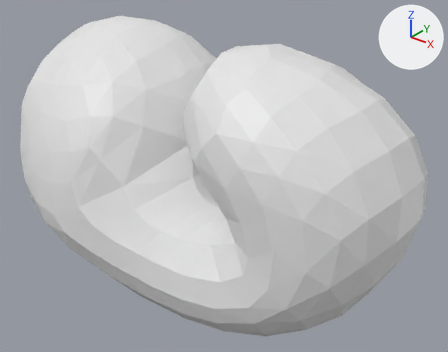
The OBJ model src/atlas_model/data/obj_files/embryo_t348.obj: old version first, new version second.
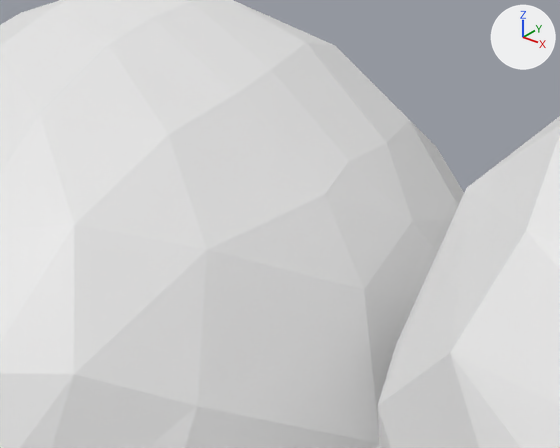
Old and new are each drawn whole from a camera (50 mm lens) standing at (450.3, -423.6, 283.2) and looking at (215.2, -129.8, 101.0) and again close up from a camera (50 mm lens) standing at (261.6, -245.5, 222.5) and looking at (197.3, -165.2, 172.7). Every picture has the same lights, and +X, +Y and +Z are marked at upper right. Where no turn or scale is listed for an object, it has been applied to the vertices.

The first close-up shows 'embryo_t348'.
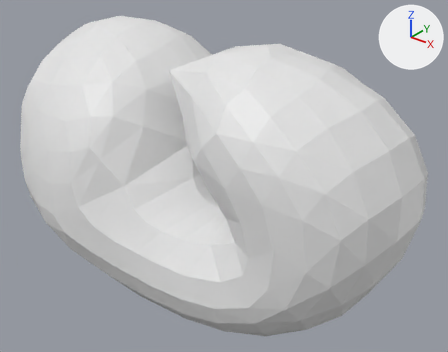
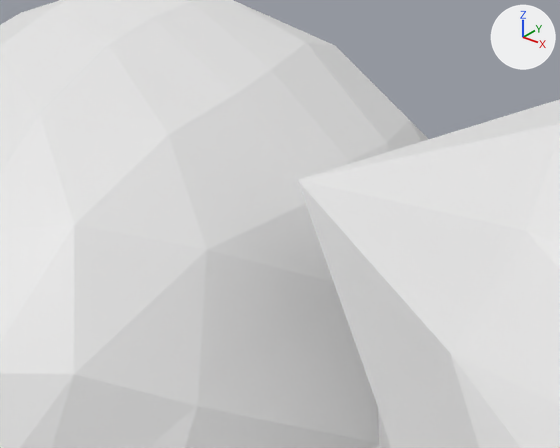
Pixel boxes [x1, y1, x2, y2] of what changed, in the close-ups (560 x 448 px; the box of a moved part takes in the faces that stretch with it):
part 1 of me_embryo_t348, moved or reshaped: before [378, 116, 560, 405]; after [298, 99, 560, 406]

The change in detail:
me_embryo_t348 has 362 vertices, 720 faces and spans x 45.0..353.0, y -223.0..-52.0, z 22.0..197.0.
me_embryo_t348 is used by ob_embryo_t348; location (0.0, 0.0, 0.0).
Part 1, on me_embryo_t348:
Vertex 10 of me_embryo_t348 moves from (219.0, -150.0, 179.0) at pixel (466, 187) to (195.0, -158.0, 177.0) at pixel (297, 179).
